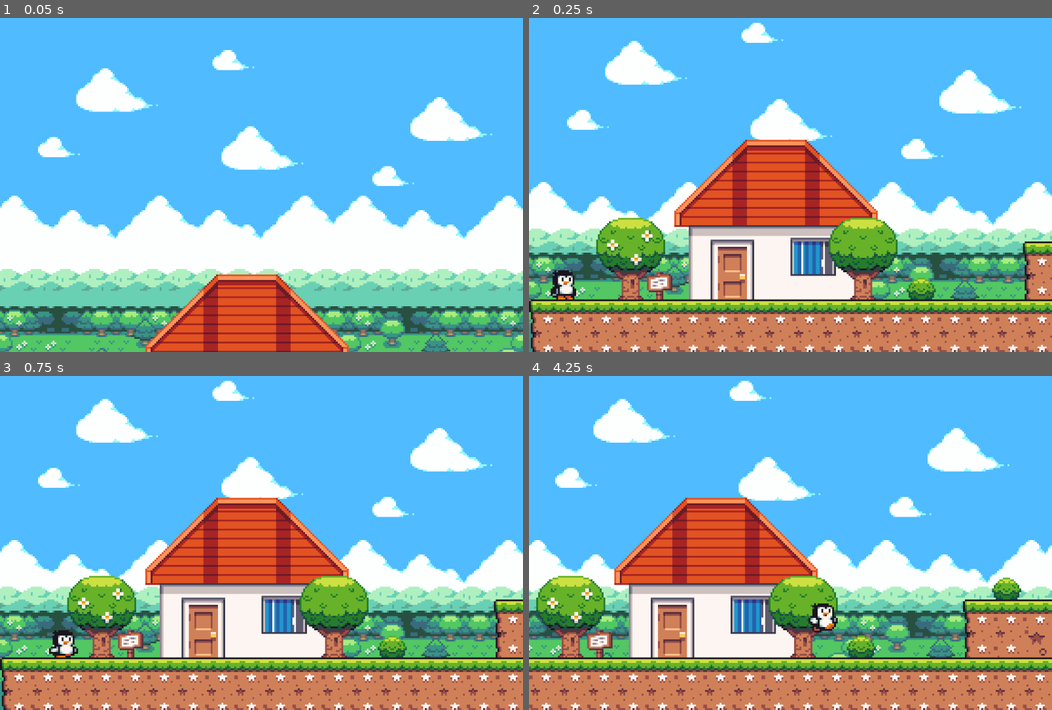
Above: before the commit, frames 1-4 (two rows, left to right).
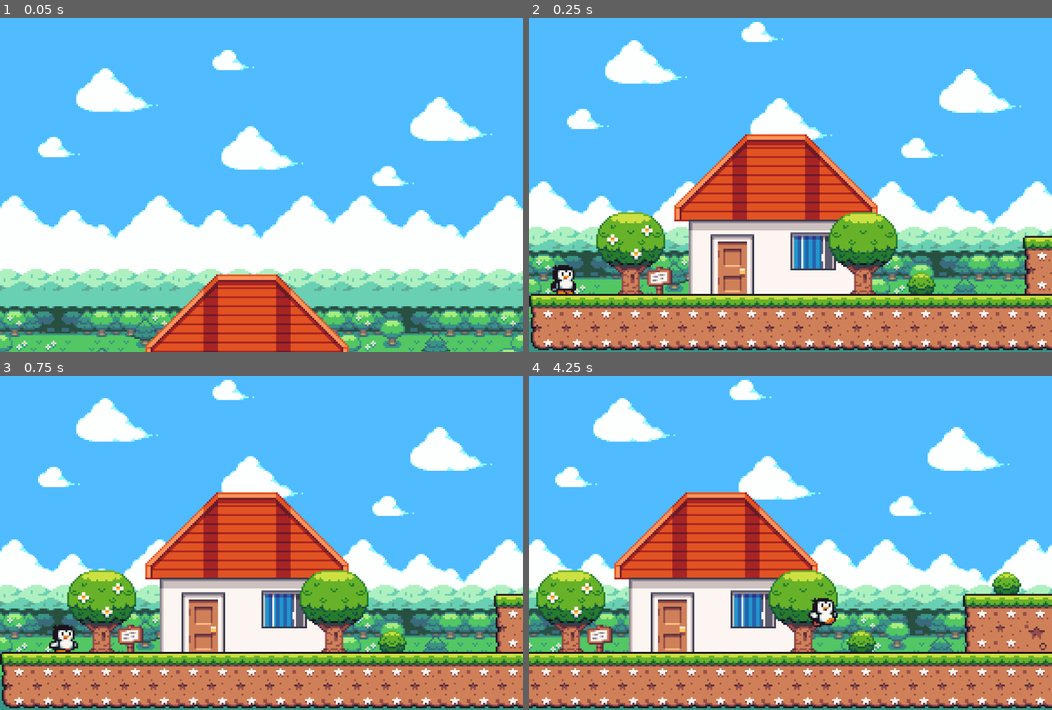
Above: after the commit, the same moments.

Repository: beatriztantow/plataforma-2d-forbeck
Game: Godot game, scene res://scene/game.tscn
The game is run twice, just before and just after one commit, with the same random seed, the same clock (stepped at 60 frames per second) and the same inputs.
Inputs:
- Up to frame 1 (0.05 s): no input
- Up to frame 2 (0.25 s): no input
- Up to frame 3 (0.75 s): hold D (right) from 0.53 s (still down)
- Up to frame 4 (4.25 s): tap W (jump) at 0.77, 1.52, 3.02, 3.77 s; release D (right) at 2.03 s; hold A (left) 2.03-2.78 s; hold D (right) from 2.78 s (still down)

Frame 1 is identical in both runs. In frame 2, 25% of the frame differs, in the area x 0-100%, y 1-100%; in frame 3, 26%; in frame 4, 26%.

Commit message:
correções na câmera

Diff:
--- a/entities/camera.tscn
+++ b/entities/camera.tscn
@@ -4,7 +4,6 @@
 
 [node name="Camera" type="Camera2D" unique_id=100438683]
 limit_left = 0
-limit_top = -10000003
-limit_bottom = 205
+limit_bottom = 208
 position_smoothing_enabled = true
 script = ExtResource("1_ixxe8")
